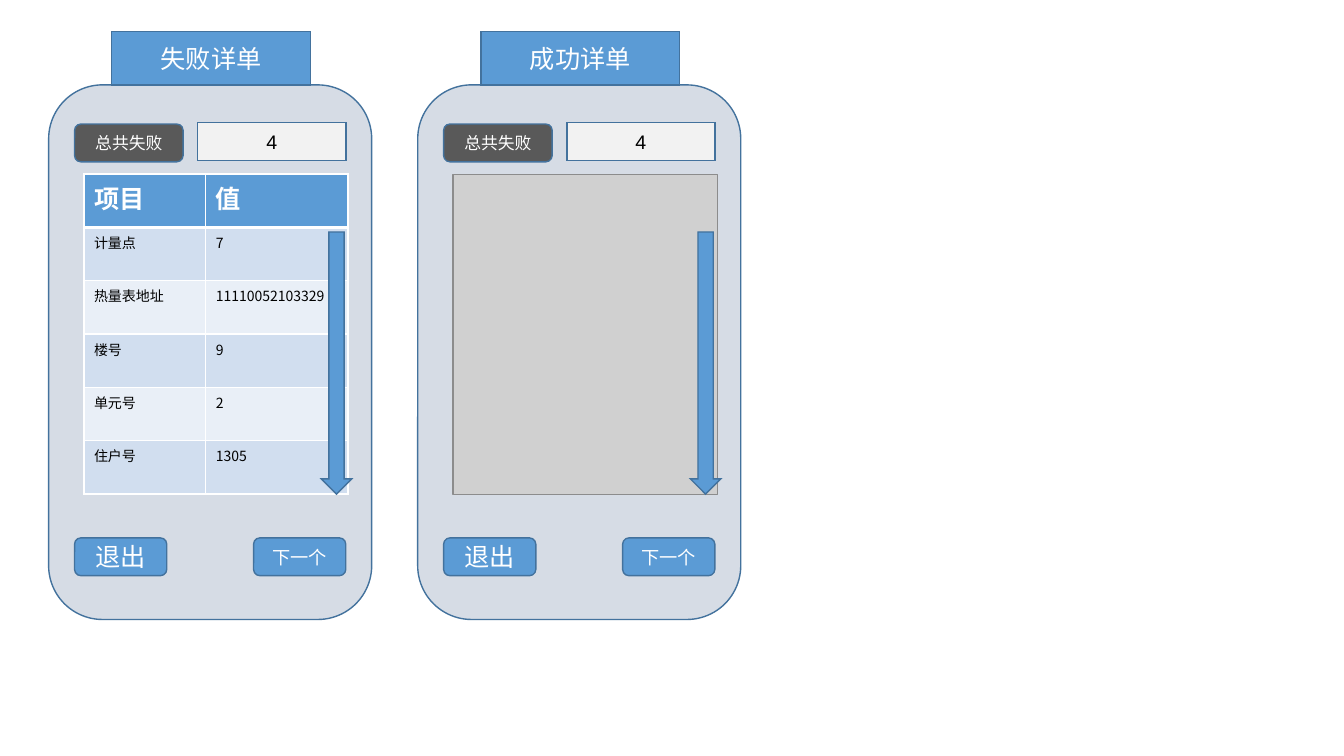
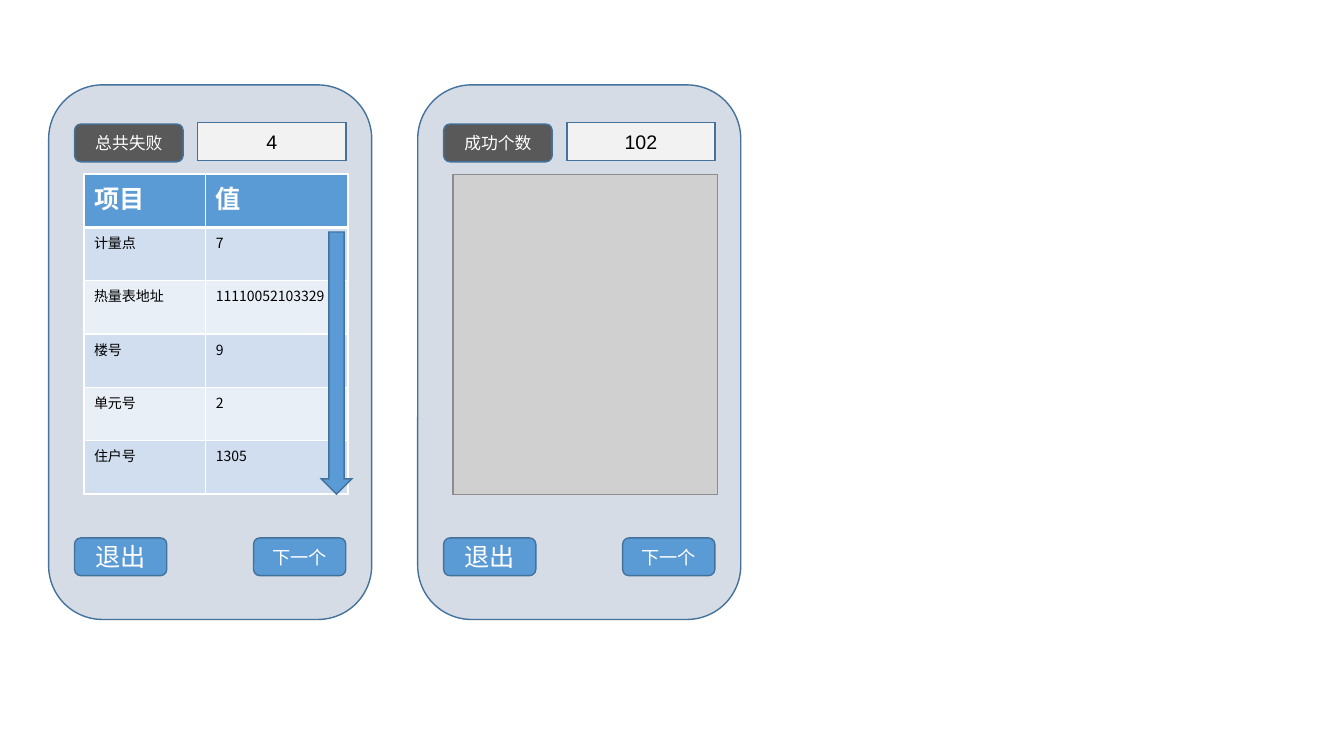
Before and after one commit to flimmy78/HandDevice, a slide deck: slide 6 of docs/design/界面设计.pptx. Drawn at 1344x756 pixels with LibreOffice and Linux fonts; fonts in the diff are those of the drawing; grey boxes stand for pictures. Boxes give left, top, right and bottom in pixels: in the first picture for what was removed or moved away, otherwise in the second. Text is boxed around its words. In the diff, an @@ line names an element or a change of style, - is before the commit and + after.

```diff
--- a/docs/design/界面设计.pptx
+++ b/docs/design/界面设计.pptx
@@ rectangle removed at <box>112,31,311,85</box> @@
-失败详单
@@ rectangle removed at <box>481,31,680,85</box> @@
-成功详单
@@ text in rounded rectangle at <box>464,135,531,151</box>: text changed @@
-总共失败
+成功个数
@@ text in rectangle at <box>625,135,658,150</box>: text changed @@
-4
+102
@@ down arrow removed at <box>691,232,721,494</box> @@
```
Also in this commit, not shown: 9 other slides changed, 1 slide added, 3 slides removed.
